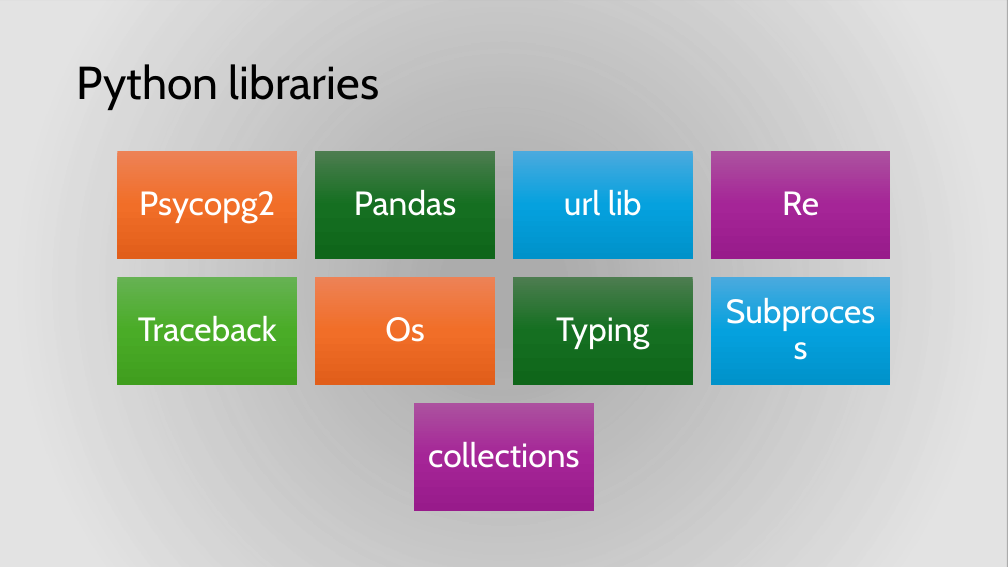
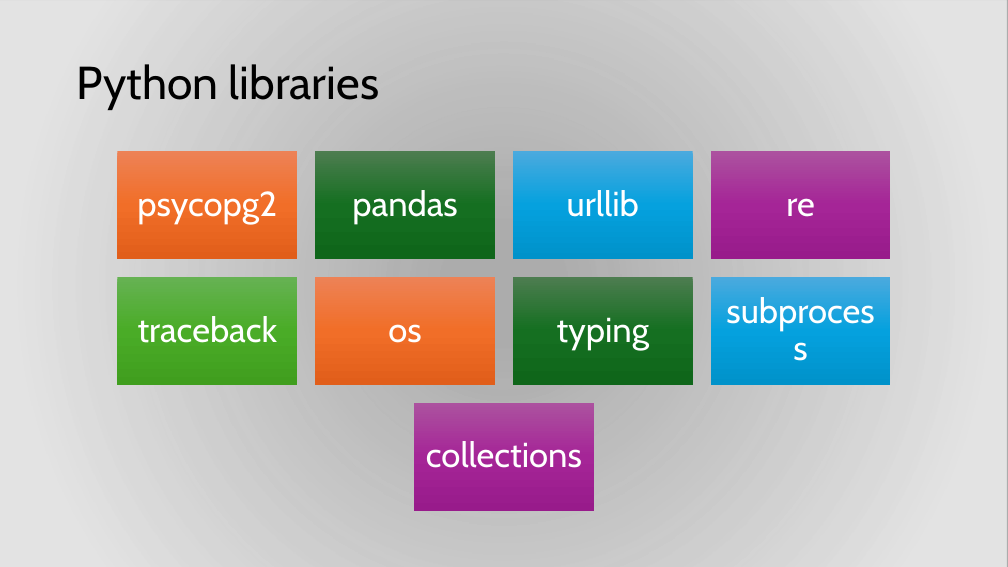
Before and after one commit to iliaanaa/genekor, a slide deck: slide 7 of genekor.pptx. Drawn at 1008x567 pixels with LibreOffice and Linux fonts; fonts in the diff are those of the drawing; background and template pictures are left out; a plain dark background stands for a picture behind light text. Boxes give left, top, right and bottom in pixels: in the first picture for what was removed or moved away, otherwise in the second. Text is boxed around its words. In the diff, an @@ line names an element or a change of style, - is before the commit and + after.

```diff
--- a/genekor.pptx
+++ b/genekor.pptx
@@ text at (x1=137, y1=191, x2=277, y2=224): text changed; size 32 to 33 pt @@
-Psycopg2
+psycopg2
@@ text at (x1=352, y1=190, x2=457, y2=224): text changed; size 32 to 33 pt @@
-Pandas
+pandas
@@ text at (x1=567, y1=190, x2=639, y2=217): text changed; size 32 to 33 pt @@
-url lib
+urllib
@@ text at (x1=786, y1=198, x2=814, y2=217): text changed; size 32 to 33 pt @@
-Re
+re
@@ text at (x1=711, y1=277, x2=891, y2=385): text changed; size 32 to 33 pt @@
-Subprocess
+subprocess
@@ text at (x1=138, y1=316, x2=278, y2=343): text changed; size 32 to 33 pt @@
-Traceback
+traceback
@@ text at (x1=388, y1=324, x2=421, y2=343): text changed; size 32 to 33 pt @@
-Os
+os
@@ text at (x1=557, y1=317, x2=649, y2=350): text changed; size 32 to 33 pt @@
-Typing
+typing
@@ text "collections" at (x1=426, y1=441, x2=582, y2=468): size 32 to 33 pt @@
```
Also in this commit, not shown: 1 slide added.
